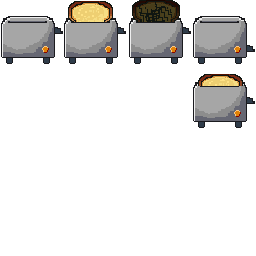
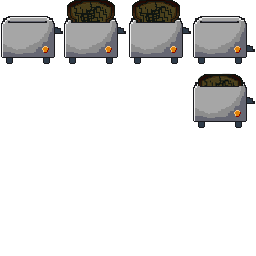
Comparing the layer stacks of the two 256 x 256 images. Changes:
added layer "Layer 3" above "Layer 2 Copy" over (198, 73, 242, 86)
added layer "toaster sprite sheet copy" above "Layer 2" over (67, 0, 115, 22)
hid "Layer 2" over (67, 1, 115, 22)
